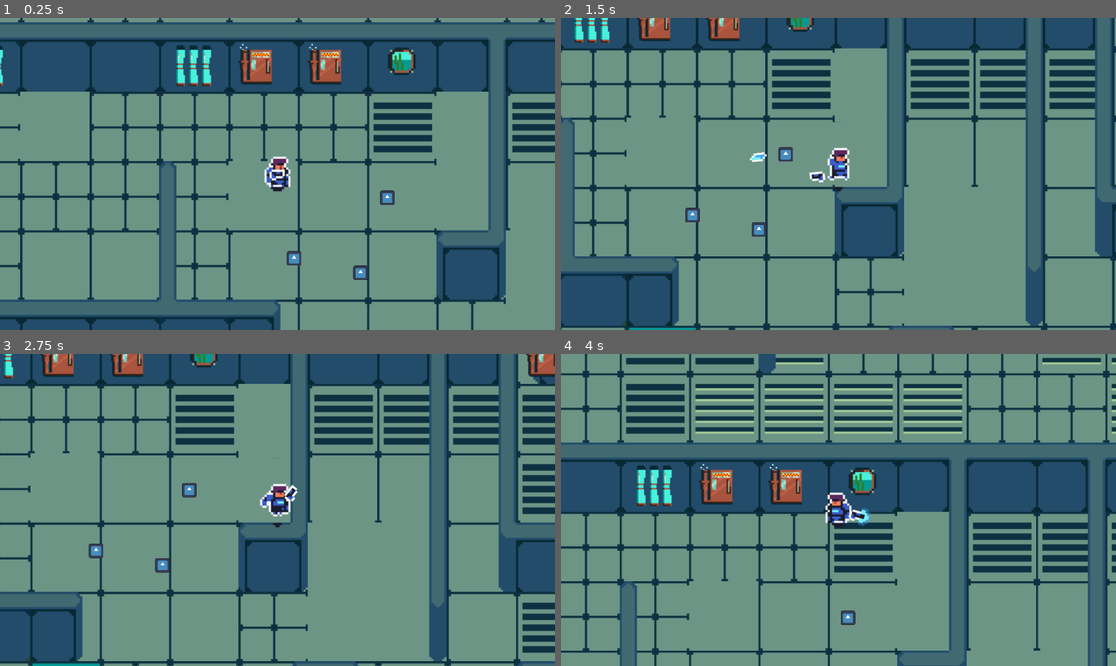
Above: before the commit, frames 1-4 (two rows, left to right).
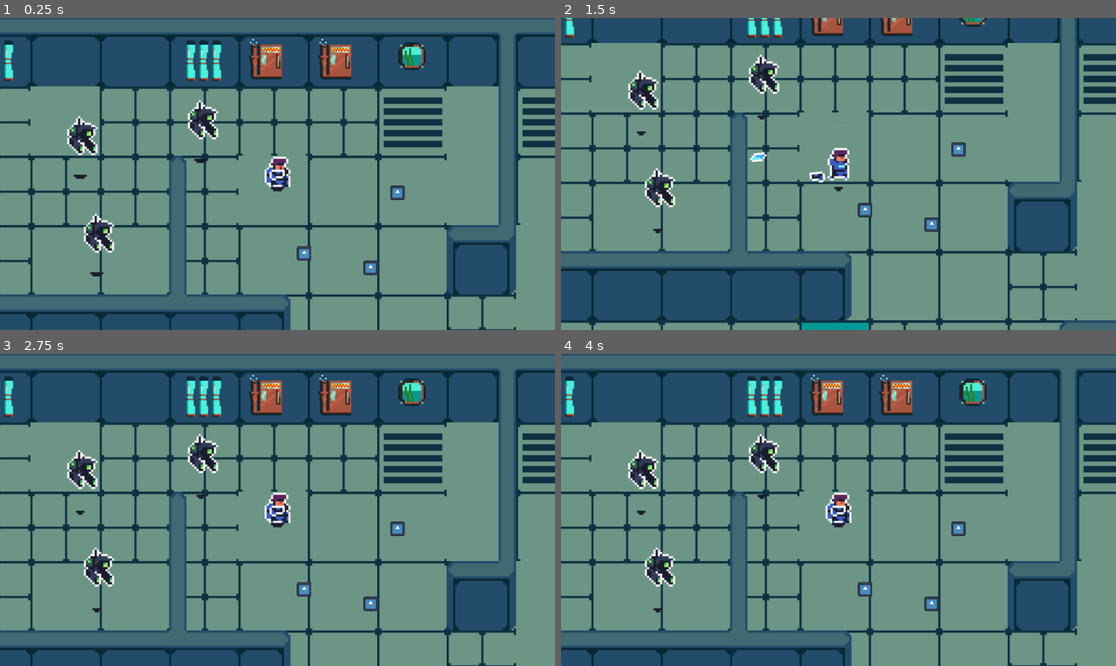
Above: after the commit, the same moments.

Repository: CarlosRissati/DivingDeepCAgame
Game: Godot game, scene res://Scenes/fase_1.tscn
The game is run twice, just before and just after one commit, with the same random seed, the same clock (stepped at 60 frames per second) and the same inputs. The engine's default icon, where the game draws it, is replaced by a stand-in: a white triangle on a blue panel in a dark square.
Inputs (mouse positions are in pixels of both pictures, inside the frame that each line leads up to):
- Up to frame 1 (0.25 s): no input
- Up to frame 2 (1.5 s): move the mouse to (960, 158) at 0.52 s; hold D (move_right) 0.53-1.28 s; hold F 0.53-1.28 s; move the mouse to (727, 189) at 1.27 s; hold S (move_down) from 1.28 s (still down); click (727, 189) at 1.35 s
- Up to frame 3 (2.75 s): tap F at 1.55 s; move the mouse to (333, 441) at 2.02 s; release S (move_down) at 2.03 s; hold D (move_right) from 2.03 s (still down); hold F from 2.03 s (still down)
- Up to frame 4 (4 s): move the mouse to (810, 572) at 2.77 s; release D (move_right) at 2.78 s; release F at 2.78 s; hold W (move_up) 2.78-3.53 s; tap F at 2.85 s; move the mouse to (1005, 556) at 3.52 s; hold A (move_left) from 3.53 s (still down); hold F from 3.53 s (still down); click (1005, 556) at 3.6 s

The runs differ from the first frame. In frame 1, 33% of the frame differs, in the area x 0-100%, y 0-100%; in frame 2, 44%; in frame 3, 49%; in frame 4, 68%.

Commit message:
Implementado inimigo

Diff:
--- a/Scenes/bullet.tscn
+++ b/Scenes/bullet.tscn
@@ -19,5 +19,6 @@
 
 [node name="VisibleOnScreenNotifier2D" type="VisibleOnScreenNotifier2D" parent="."]
 
+[connection signal="area_shape_entered" from="." to="." method="_on_area_shape_entered"]
 [connection signal="body_entered" from="." to="." method="_on_body_entered"]
 [connection signal="screen_exited" from="VisibleOnScreenNotifier2D" to="." method="_on_visible_on_screen_notifier_2d_screen_exited"]
--- a/Scenes/fase_1.tscn
+++ b/Scenes/fase_1.tscn
@@ -1,8 +1,9 @@
-[gd_scene load_steps=4 format=3 uid="uid://c64sdn1fnrjem"]
+[gd_scene load_steps=5 format=3 uid="uid://c64sdn1fnrjem"]
 
 [ext_resource type="TileSet" uid="uid://cntyxwhfol7lr" path="res://Assets/TileSet/FloorTiles.tres" id="1_cvxwa"]
 [ext_resource type="PackedScene" uid="uid://cjxmctsbyjtbg" path="res://Scenes/player.tscn" id="2_u6jv1"]
 [ext_resource type="PackedScene" uid="uid://diajyskphh564" path="res://Scenes/Upgrade_Reload.tscn" id="3_8yv3h"]
+[ext_resource type="PackedScene" uid="uid://deycpeiqk8j0i" path="res://Scenes/inimigo.tscn" id="4_i7tno"]
 
 [node name="fase1" type="Node2D"]
 
@@ -27,13 +28,26 @@
 layer_2/tile_data = PackedInt32Array(2, 1310720, 0, 3, 983040, 1, 4, 1048576, 1, 5, 1048576, 1, 327692, 1310720, 12, 327693, 1441792, 12, 262145, 262144, 12, 262146, 327680, 12, 262147, 393216, 20, 0, 983040, 1, 11, 1048576, 1, 6, 1114112, 1)
 
 [node name="Player" parent="." instance=ExtResource("2_u6jv1")]
-position = Vector2(452, 210)
+position = Vector2(438, 217)
 
-[node name="Upgrade_Reload" parent="." instance=ExtResource("3_8yv3h")]
+[node name="Inimigos" type="Node" parent="."]
+
+[node name="Inimigo" parent="Inimigos" instance=ExtResource("4_i7tno")]
+position = Vector2(165, 176)
+
+[node name="Inimigo2" parent="Inimigos" instance=ExtResource("4_i7tno")]
+position = Vector2(332, 154)
+
+[node name="Inimigo3" parent="Inimigos" instance=ExtResource("4_i7tno")]
+position = Vector2(188, 311)
+
+[node name="Upgrades" type="Node" parent="."]
+
+[node name="Upgrade_Reload" parent="Upgrades" instance=ExtResource("3_8yv3h")]
 position = Vector2(475, 327)
 
-[node name="Upgrade_Reload2" parent="." instance=ExtResource("3_8yv3h")]
+[node name="Upgrade_Reload2" parent="Upgrades" instance=ExtResource("3_8yv3h")]
 position = Vector2(567, 347)
 
-[node name="Upgrade_Reload3" parent="." instance=ExtResource("3_8yv3h")]
+[node name="Upgrade_Reload3" parent="Upgrades" instance=ExtResource("3_8yv3h")]
 position = Vector2(604, 243)
--- /dev/null
+++ b/Scenes/inimigo.tscn
@@ -0,0 +1,197 @@
+[gd_scene load_steps=26 format=3 uid="uid://deycpeiqk8j0i"]
+
+[ext_resource type="Texture2D" uid="uid://bjjrvfif1jk76" path="res://Assets/Enemies/enemies x3.png" id="1_15p3b"]
+[ext_resource type="Script" path="res://Scripts/Inimigo.gd" id="1_qocg8"]
+
+[sub_resource type="RectangleShape2D" id="RectangleShape2D_88ck4"]
+size = Vector2(42, 55)
+
+[sub_resource type="AtlasTexture" id="AtlasTexture_gg8kb"]
+atlas = ExtResource("1_15p3b")
+region = Rect2(0, 288, 96, 96)
+
+[sub_resource type="AtlasTexture" id="AtlasTexture_ypt8p"]
+atlas = ExtResource("1_15p3b")
+region = Rect2(96, 288, 96, 96)
+
+[sub_resource type="AtlasTexture" id="AtlasTexture_k7ghj"]
+atlas = ExtResource("1_15p3b")
+region = Rect2(192, 288, 96, 96)
+
+[sub_resource type="AtlasTexture" id="AtlasTexture_xp8s6"]
+atlas = ExtResource("1_15p3b")
+region = Rect2(288, 288, 96, 96)
+
+[sub_resource type="AtlasTexture" id="AtlasTexture_ttu54"]
+atlas = ExtResource("1_15p3b")
+region = Rect2(384, 288, 96, 96)
+
+[sub_resource type="AtlasTexture" id="AtlasTexture_ml1g6"]
+atlas = ExtResource("1_15p3b")
+region = Rect2(480, 288, 96, 96)
+
+[sub_resource type="AtlasTexture" id="AtlasTexture_7h67o"]
+atlas = ExtResource("1_15p3b")
+region = Rect2(576, 288, 96, 96)
+
+[sub_resource type="AtlasTexture" id="AtlasTexture_1pfnp"]
+atlas = ExtResource("1_15p3b")
+region = Rect2(672, 288, 96, 96)
+
+[sub_resource type="AtlasTexture" id="AtlasTexture_5p8vo"]
+atlas = ExtResource("1_15p3b")
+region = Rect2(0, 0, 96, 96)
+
+[sub_resource type="AtlasTexture" id="AtlasTexture_8w4vs"]
+atlas = ExtResource("1_15p3b")
+region = Rect2(96, 0, 96, 96)
+
+[sub_resource type="AtlasTexture" id="AtlasTexture_rhqb5"]
+atlas = ExtResource("1_15p3b")
+region = Rect2(192, 0, 96, 96)
+
+[sub_resource type="AtlasTexture" id="AtlasTexture_g01vb"]
+atlas = ExtResource("1_15p3b")
+region = Rect2(288, 0, 96, 96)
+
+[sub_resource type="AtlasTexture" id="AtlasTexture_xi8d6"]
+atlas = ExtResource("1_15p3b")
+region = Rect2(0, 96, 96, 96)
+
+[sub_resource type="AtlasTexture" id="AtlasTexture_5kquj"]
+atlas = ExtResource("1_15p3b")
+region = Rect2(96, 96, 96, 96)
+
+[sub_resource type="AtlasTexture" id="AtlasTexture_cy1c2"]
+atlas = ExtResource("1_15p3b")
+region = Rect2(192, 96, 96, 96)
+
+[sub_resource type="AtlasTexture" id="AtlasTexture_6lnvl"]
+atlas = ExtResource("1_15p3b")
+region = Rect2(288, 96, 96, 96)
+
+[sub_resource type="AtlasTexture" id="AtlasTexture_qa4x4"]
+atlas = ExtResource("1_15p3b")
+region = Rect2(0, 192, 96, 96)
+
+[sub_resource type="AtlasTexture" id="AtlasTexture_cqsj5"]
+atlas = ExtResource("1_15p3b")
+region = Rect2(96, 192, 96, 96)
+
+[sub_resource type="AtlasTexture" id="AtlasTexture_1bwq3"]
+atlas = ExtResource("1_15p3b")
+region = Rect2(192, 192, 96, 96)
+
+[sub_resource type="AtlasTexture" id="AtlasTexture_5k5wu"]
+atlas = ExtResource("1_15p3b")
+region = Rect2(288, 192, 96, 96)
+
+[sub_resource type="SpriteFrames" id="SpriteFrames_ggp3d"]
+animations = [{
+"frames": [{
+"duration": 1.0,
+"texture": SubResource("AtlasTexture_gg8kb")
+}, {
+"duration": 1.0,
+"texture": SubResource("AtlasTexture_ypt8p")
+}, {
+"duration": 1.0,
+"texture": SubResource("AtlasTexture_k7ghj")
+}, {
+"duration": 1.0,
+"texture": SubResource("AtlasTexture_xp8s6")
+}, {
+"duration": 1.0,
+"texture": SubResource("AtlasTexture_ttu54")
+}, {
+"duration": 1.0,
+"texture": SubResource("AtlasTexture_ml1g6")
+}, {
+"duration": 1.0,
+"texture": SubResource("AtlasTexture_7h67o")
+}, {
+"duration": 1.0,
+"texture": SubResource("AtlasTexture_1pfnp")
+}],
+"loop": true,
+"name": &"Death",
+"speed": 5.0
+}, {
+"frames": [{
+"duration": 1.0,
+"texture": SubResource("AtlasTexture_5p8vo")
+}, {
+"duration": 1.0,
+"texture": SubResource("AtlasTexture_8w4vs")
+}, {
+"duration": 1.0,
+"texture": SubResource("AtlasTexture_rhqb5")
+}, {
+"duration": 1.0,
+"texture": SubResource("AtlasTexture_g01vb")
+}],
+"loop": true,
+"name": &"Idle",
+"speed": 5.0
+}, {
+"frames": [{
+"duration": 1.0,
+"texture": SubResource("AtlasTexture_xi8d6")
+}, {
+"duration": 1.0,
+"texture": SubResource("AtlasTexture_5kquj")
+}, {
+"duration": 1.0,
+"texture": SubResource("AtlasTexture_cy1c2")
+}, {
+"duration": 1.0,
+"texture": SubResource("AtlasTexture_6lnvl")
+}],
+"loop": true,
+"name": &"Run",
+"speed": 5.0
+}, {
+"frames": [{
+"duration": 1.0,
+"texture": SubResource("AtlasTexture_qa4x4")
+}, {
+"duration": 1.0,
+"texture": SubResource("AtlasTexture_cqsj5")
+}, {
+"duration": 1.0,
+"texture": SubResource("AtlasTexture_1bwq3")
+}, {
+"duration": 1.0,
+"texture": SubResource("AtlasTexture_5k5wu")
+}],
+"loop": true,
+"name": &"Shoot",
+"speed": 5.0
+}]
+
+[sub_resource type="RectangleShape2D" id="RectangleShape2D_bljni"]
+size = Vector2(48, 62)
+
+[node name="Inimigo" type="Node2D"]
+
+[node name="EnemyBody" type="CharacterBody2D" parent="."]
+script = ExtResource("1_qocg8")
+
+[node name="CollisionShape2D" type="CollisionShape2D" parent="EnemyBody"]
+position = Vector2(3, -15.5)
+shape = SubResource("RectangleShape2D_88ck4")
+disabled = true
+
+[node name="AnimatedSprite2D" type="AnimatedSprite2D" parent="EnemyBody"]
+sprite_frames = SubResource("SpriteFrames_ggp3d")
+animation = &"Death"
+
+[node name="HitboxInimigo" type="Area2D" parent="EnemyBody"]
+position = Vector2(-2, 0)
+
+[node name="CollisionShape2D" type="CollisionShape2D" parent="EnemyBody/HitboxInimigo"]
+position = Vector2(3, -15)
+shape = SubResource("RectangleShape2D_bljni")
+
+[connection signal="area_shape_entered" from="EnemyBody/HitboxInimigo" to="EnemyBody" method="_on_area_2d_area_shape_entered"]
+[connection signal="body_entered" from="EnemyBody/HitboxInimigo" to="EnemyBody" method="_on_area_2d_body_entered"]
--- /dev/null
+++ b/Scripts/Inimigo.gd
@@ -0,0 +1,31 @@
+extends CharacterBody2D
+
+#Animação do inimigo
+@onready var _animation_enemy = $AnimatedSprite2D
+@onready var _Hitbox_enemy = $HitboxInimigo/CollisionShape2D
+
+
+# Called when the node enters the scene tree for the first time.
+func _ready():
+	_animation_enemy.play("Idle")
+	pass # Replace with function body.
+
+
+# Called every frame. 'delta' is the elapsed time since the previous frame.
+func _process(delta):
+	if _animation_enemy.animation == "Death":
+		if _animation_enemy.frame == 7 && _animation_enemy.frame_progress >= 0.95:
+			queue_free()
+	pass
+
+
+func _on_area_2d_body_entered(body:Node2D):
+	print(body.name)
+
+
+func _on_area_2d_area_shape_entered(area_rid, area, area_shape_index, local_shape_index):
+	print("Area Rid: ",area_rid,"\nArea: " ,area,"\nArea Shape Index: ", area_shape_index,"\nLocal Shape Index: ", local_shape_index)
+	if area.name=="Bullet" :
+		print("Bala papai!")
+		_animation_enemy.play("Death")
+		_Hitbox_enemy.set_deferred("disabled", true)
--- a/Scripts/Player.gd
+++ b/Scripts/Player.gd
@@ -46,6 +46,9 @@
 	if Input.is_action_just_pressed("move_right"):
 		_animation_player.flip_h = false
 
+	if Input.is_key_pressed(KEY_F):
+		get_tree().reload_current_scene()
+
 	# arma rodando em volta do personagem
 	var mouse_pos = get_global_mouse_position()
 	var gun_direction = (mouse_pos - global_position).normalized()
--- a/Scripts/bullet.gd
+++ b/Scripts/bullet.gd
@@ -19,3 +19,10 @@
 func _on_body_entered(body):
 	if !body.name == "PlayerBody":
 		queue_free()
+
+
+
+func _on_area_shape_entered(area_rid:RID, area:Area2D, area_shape_index:int, local_shape_index:int):
+	if area.name == "HitboxInimigo":
+		queue_free()
+	pass # Replace with function body.
